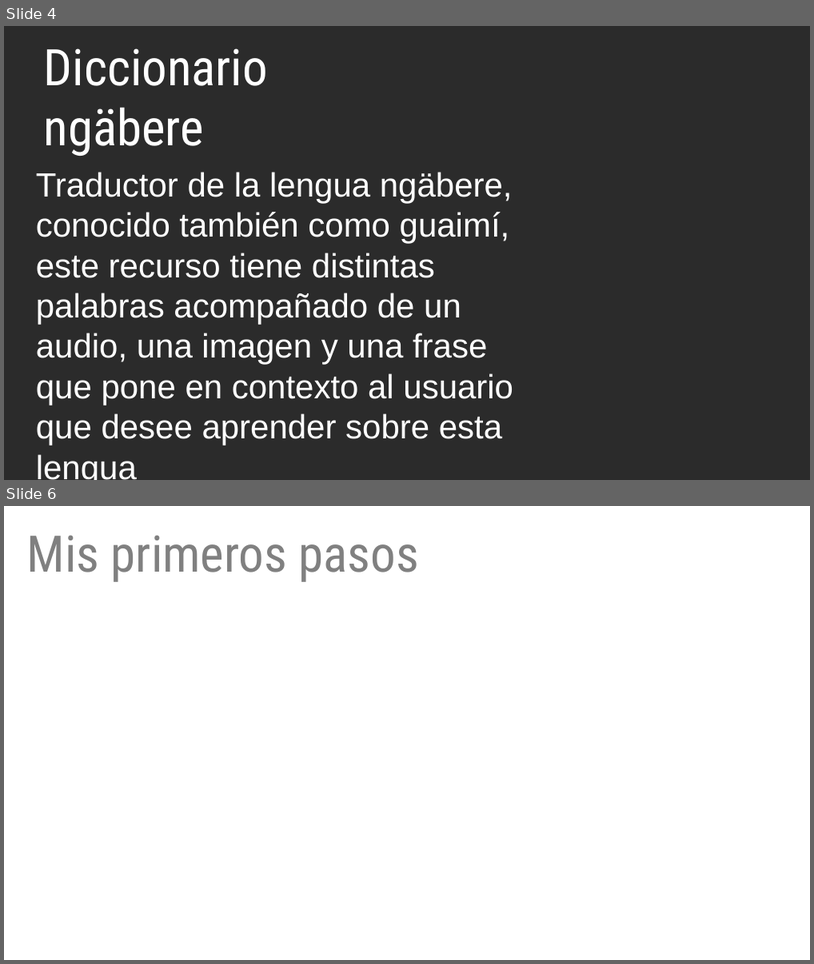
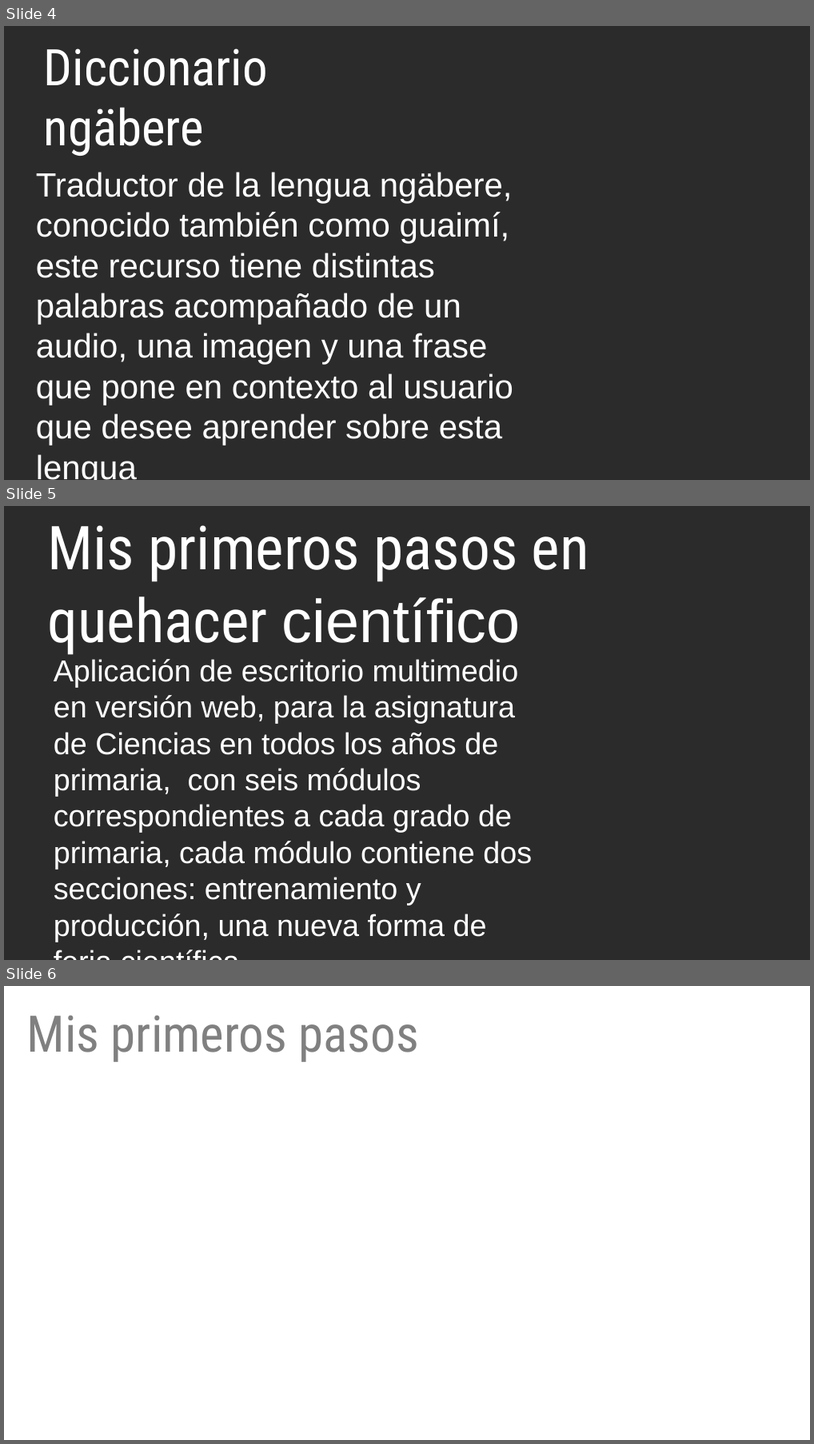
Before and after one commit to producciongespro/ColeccionRecursosGespro, a slide deck: diseño/img-avances/descriptivo.pptx. Shown one above the other, each under a label of ours: slides 4 and 6 before the commit, slides 4, 5 and 6 after it; the slides between them are not shown. The pictures are 814x964 and 814x1444 pixels, drawn with LibreOffice and Linux fonts; fonts in the diff are those of the drawing; background and template pictures are left out; a plain dark background stands for a picture behind light text. Boxes give left, top, right and bottom in pixels: in the first picture for what was removed or moved away, otherwise in the second. Text is boxed around its words. In the diff, an @@ line names an element or a change of style, - is before the commit and + after.

Commit message:
Ciencias
Descriptico para la sección de avances

```diff
--- a/diseño/img-avances/descriptivo.pptx
+++ b/diseño/img-avances/descriptivo.pptx
@@ slide 5 added at box(4, 506, 810, 960), background picture (left out) @@
@@ text added at box(47, 525, 590, 655), 72 pt, text #FFFFFF @@
+Mis primeros pasos en quehacer científico
@@ text added at box(54, 659, 532, 941), 36 pt, text #FFFFFF @@
+Aplicación de escritorio multimedio en versión web, para la asignatura de Ciencias en todos los años de primaria, con seis módulos correspondientes a cada grado de primaria, cada módulo contiene dos secciones: entrenamiento y producción, una nueva forma de feria científica
```
Also in this commit, not shown: 1 slide removed, 2 other files.
